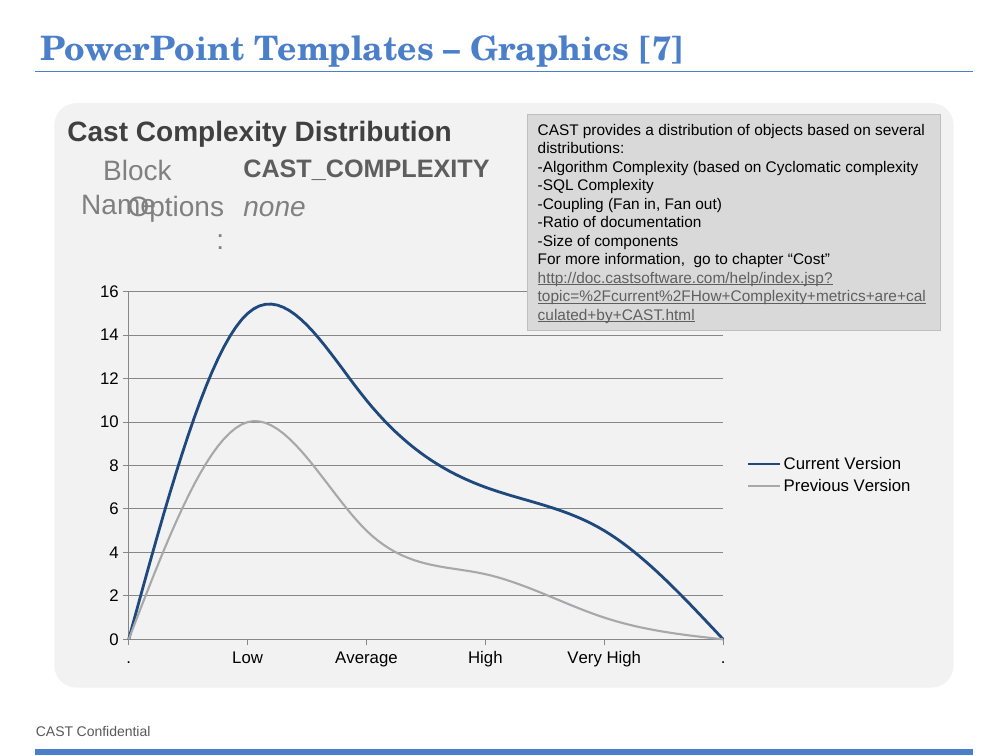
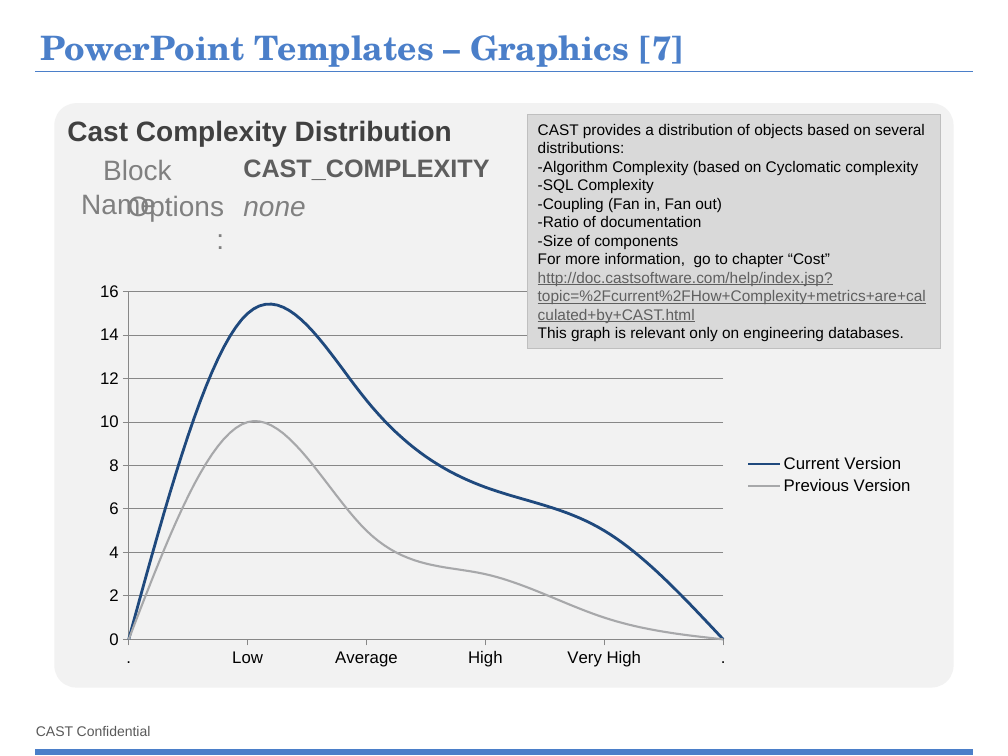
Before and after one commit to CAST-projects/ReportGenerator, a slide deck: slide 25 of CastReporting.Reporting/TemplatesFiles/1- Powerpoint-components-library.pptx. Drawn at 1008x756 pixels with LibreOffice and Linux fonts; fonts in the diff are those of the drawing; background and template pictures are left out. Boxes give left, top, right and bottom in pixels: in the first picture for what was removed or moved away, otherwise in the second. Text is boxed around its words. In the diff, an @@ line names an element or a change of style, - is before the commit and + after.

```diff
--- a/CastReporting.Reporting/TemplatesFiles/1- Powerpoint-components-library.pptx
+++ b/CastReporting.Reporting/TemplatesFiles/1- Powerpoint-components-library.pptx
@@ rectangle "CAST provides a distribution of ...": place and size @@
-rectangle "CAST provides a distribution of ..." at box(528, 115, 940, 331)
+rectangle "CAST provides a distribution of ..." at box(528, 115, 940, 349)
@@ text in rectangle at box(538, 327, 903, 341): paragraph added @@
+This graph is relevant only on engineering databases.
```
Also in this commit, not shown: 17 other slides changed, 10 other files.
